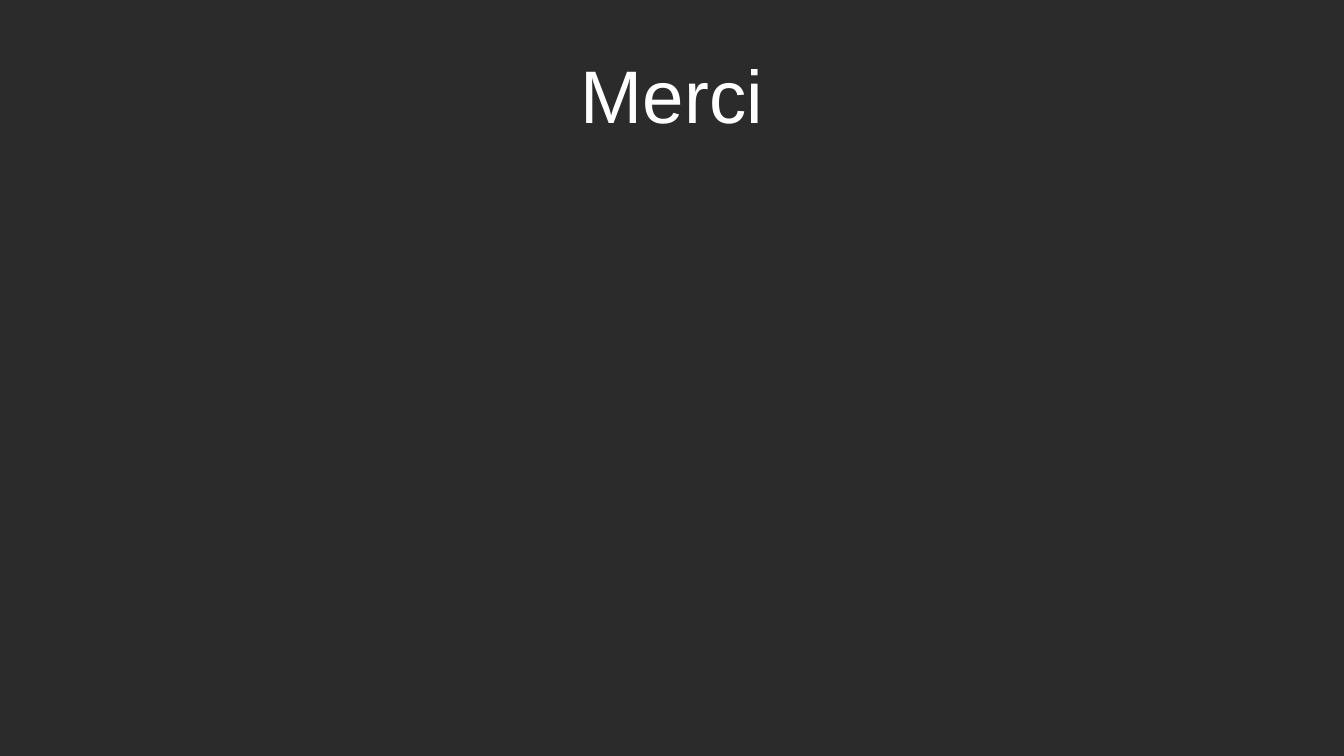
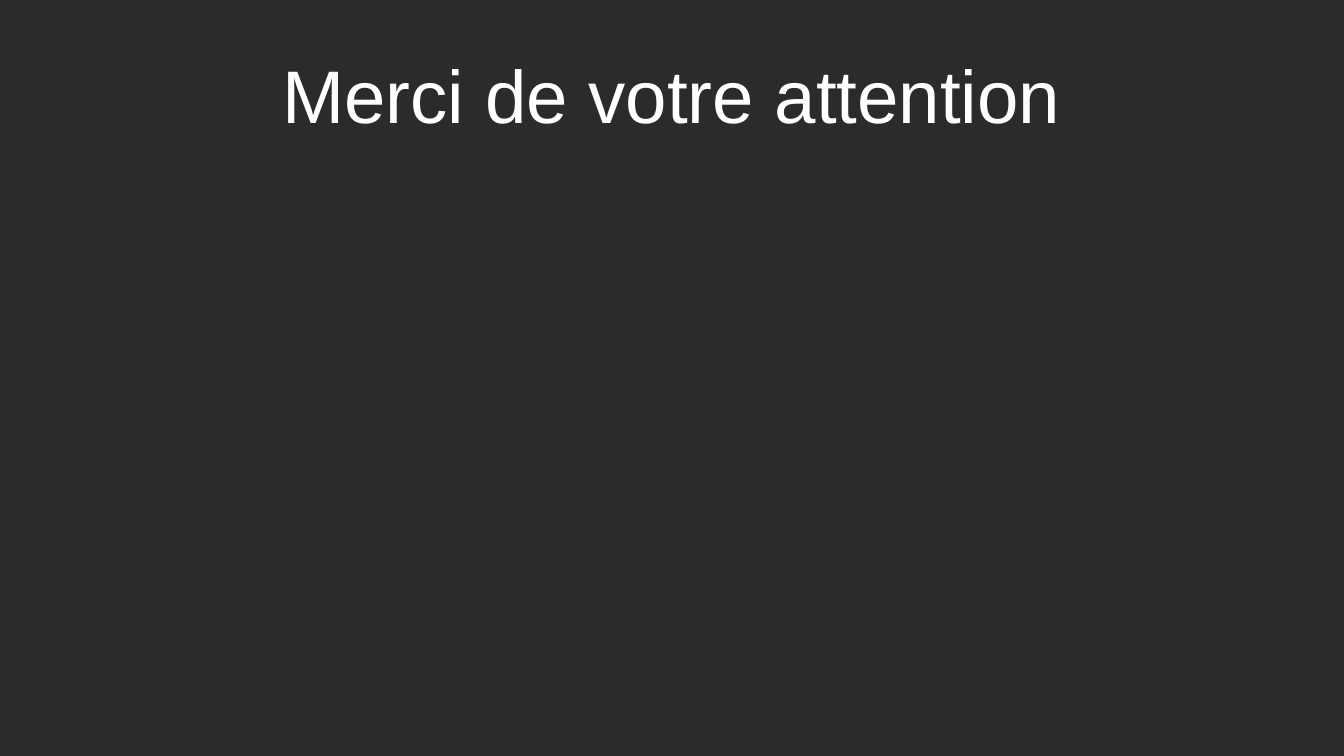
Before and after one commit to Louis1351/Cutting-Tool-Mesh-Unity, a slide deck: slide 15 of DOC/Mesh_Cutter_Tool.odp. Drawn at 1344x756 pixels with LibreOffice and Linux fonts; fonts in the diff are those of the drawing; background and template pictures are left out; a plain dark background stands for a picture behind light text. Boxes give left, top, right and bottom in pixels: in the first picture for what was removed or moved away, otherwise in the second. Text is boxed around its words. In the diff, an @@ line names an element or a change of style, - is before the commit and + after.

```diff
--- a/DOC/Mesh_Cutter_Tool.odp
+++ b/DOC/Mesh_Cutter_Tool.odp
@@ title at (282,69,1061,124): text changed @@
-Merci
+Merci de votre attention
```
